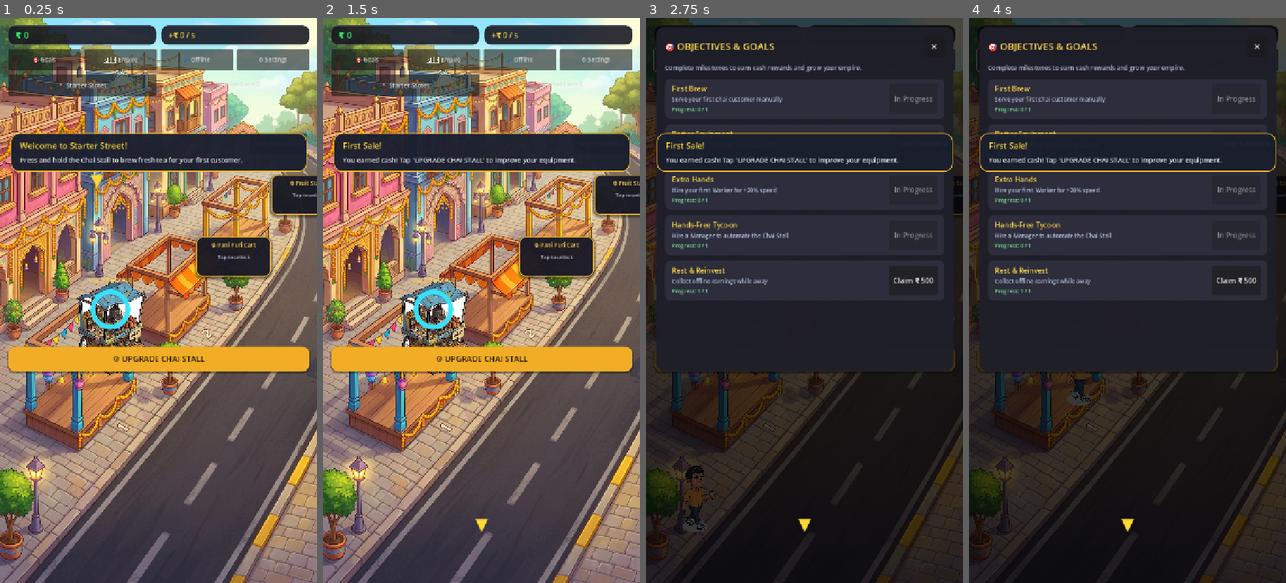
Above: before the commit, frames 1-4 (left to right).
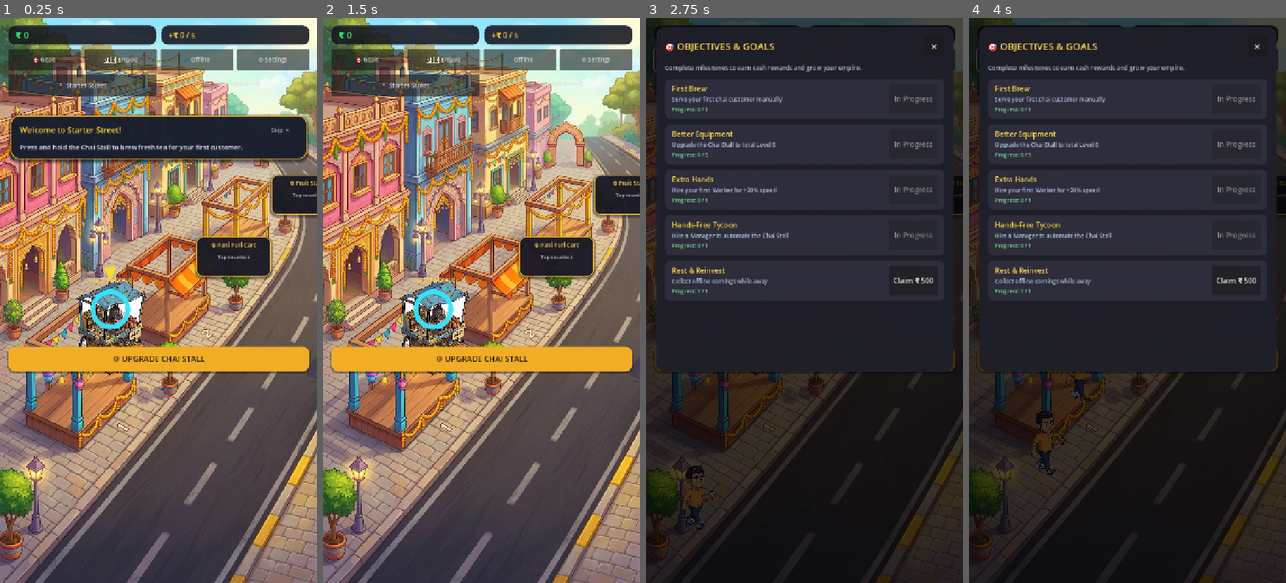
Above: after the commit, the same moments.

Repository: mohansharma916/tiny-business-empire-game
Game: Godot game, scene res://scenes/main_city.tscn
Two runs of this game, one before a commit and one after it. Both use one fixed random seed, a clock stepped at 60 frames per second and the inputs below.
Inputs (mouse positions are in pixels of both pictures, inside the frame that each line leads up to):
- Up to frame 1 (0.25 s): no input
- Up to frame 2 (1.5 s): click "Skip Tutorial ✕" (after the commit: "Skip ✕") at 0.5 s; click (433, 323) at 1.27 s
- Up to frame 3 (2.75 s): click "🎯 Goals" at 2 s
- Up to frame 4 (4 s): click "🏙️ Empire" at 2.75 s; click "💤 Offline" at 3.5 s

The runs differ from the first frame. In frame 1, 6.3% of the frame differs, in the area x 2-98%, y 17-47%; in frame 2, 6.5%, in the area x 3-97%, y 20-91%; in frame 3, 1.5%; in frame 4, 2.0%.
Error in both runs: Invalid access to property or key 'toggled' on a base object of type 'null instance'. (res://scripts/ui/settings_screen.gd:34)

Commit message:
refactor: redesign tutorial overlay layout and update main city plot constants

Diff:
--- a/scenes/tutorial_overlay.tscn
+++ b/scenes/tutorial_overlay.tscn
@@ -17,6 +17,9 @@
 content_margin_top = 16.0
 content_margin_right = 20.0
 content_margin_bottom = 16.0
+shadow_color = Color(0, 0, 0, 0.5)
+shadow_size = 8
+shadow_offset = Vector2(0, 4)
 
 [sub_resource type="StyleBoxFlat" id="StyleBoxFlat_btn"]
 bg_color = Color(0.18, 0.72, 0.38, 1)
@@ -44,38 +47,36 @@
 grow_vertical = 2
 mouse_filter = 2
 theme_override_constants/margin_left = 24
-theme_override_constants/margin_top = 260
+theme_override_constants/margin_top = 220
 theme_override_constants/margin_right = 24
 theme_override_constants/margin_bottom = 30
-
-[node name="TopBar" type="HBoxContainer" parent="SafeContainer"]
-layout_mode = 2
-size_flags_vertical = 0
-mouse_filter = 2
-alignment = 2
-
-[node name="SkipButton" type="Button" parent="SafeContainer/TopBar"]
-custom_minimum_size = Vector2(130, 48)
-layout_mode = 2
-theme_override_font_sizes/font_size = 15
-text = "Skip Tutorial ✕"
 
 [node name="PromptBox" type="PanelContainer" parent="SafeContainer"]
 layout_mode = 2
 size_flags_vertical = 0
-offset_top = 60.0
-offset_bottom = 200.0
 theme_override_styles/panel = SubResource("StyleBoxFlat_prompt")
 
 [node name="VBox" type="VBoxContainer" parent="SafeContainer/PromptBox"]
 layout_mode = 2
-theme_override_constants/separation = 8
+theme_override_constants/separation = 10
 
-[node name="TitleLabel" type="Label" parent="SafeContainer/PromptBox/VBox"]
+[node name="Header" type="HBoxContainer" parent="SafeContainer/PromptBox/VBox"]
 layout_mode = 2
+
+[node name="TitleLabel" type="Label" parent="SafeContainer/PromptBox/VBox/Header"]
+layout_mode = 2
+size_flags_horizontal = 3
 theme_override_colors/font_color = Color(1, 0.85, 0.25, 1)
-theme_override_font_sizes/font_size = 19
+theme_override_font_sizes/font_size = 18
 text = "Welcome to Starter Street!"
+
+[node name="SkipButton" type="Button" parent="SafeContainer/PromptBox/VBox/Header"]
+custom_minimum_size = Vector2(80, 36)
+layout_mode = 2
+theme_override_colors/font_color = Color(0.7, 0.7, 0.75, 1)
+theme_override_font_sizes/font_size = 13
+flat = true
+text = "Skip ✕"
 
 [node name="DescLabel" type="Label" parent="SafeContainer/PromptBox/VBox"]
 layout_mode = 2
@@ -94,10 +95,10 @@
 [node name="HighlightPointer" type="Control" parent="."]
 layout_mode = 1
 anchors_preset = 0
-offset_left = 220.0
-offset_top = 400.0
-offset_right = 220.0
-offset_bottom = 400.0
+offset_left = 250.0
+offset_top = 610.0
+offset_right = 250.0
+offset_bottom = 610.0
 mouse_filter = 2
 
 [node name="ArrowLabel" type="Label" parent="HighlightPointer"]
--- a/scripts/ui/main_city.gd
+++ b/scripts/ui/main_city.gd
@@ -286,8 +286,11 @@
 	_process_serving_cycles()
 	_process_customer_movement(delta)
 
+const STARTER_PLOTS: Array[String] = ["chai_stall", "pani_puri_cart", "fruit_stand"]
+const MARKET_PLOTS: Array[String] = ["bakery", "cafe"]
+
 func _process_serving_cycles() -> void:
-	var plot_ids: Array[String] = ["chai_stall", "pani_puri_cart", "fruit_stand"] if current_location == "starter_street" else ["bakery", "cafe"]
+	var plot_ids: Array[String] = STARTER_PLOTS if current_location == "starter_street" else MARKET_PLOTS
 	for b_id in plot_ids:
 		var b_state: Dictionary = EconomyService.get_business_state(b_id)
 		if not b_state.get("owned", false):
--- a/scripts/ui/tutorial_overlay.gd
+++ b/scripts/ui/tutorial_overlay.gd
@@ -9,9 +9,9 @@
 var strings: Dictionary = {}
 
 @onready var prompt_box: PanelContainer = $SafeContainer/PromptBox
-@onready var title_label: Label = $SafeContainer/PromptBox/VBox/TitleLabel
+@onready var title_label: Label = $SafeContainer/PromptBox/VBox/Header/TitleLabel
 @onready var desc_label: Label = $SafeContainer/PromptBox/VBox/DescLabel
-@onready var skip_btn: Button = $SafeContainer/TopBar/SkipButton
+@onready var skip_btn: Button = $SafeContainer/PromptBox/VBox/Header/SkipButton
 @onready var next_btn: Button = $SafeContainer/PromptBox/VBox/NextButton
 @onready var highlight_pointer: Control = $HighlightPointer
 
@@ -55,7 +55,7 @@
 			title_label.text = strings.get("step_1_title", "Welcome to Starter Street!")
 			desc_label.text = strings.get("step_1_desc", "Press and hold the Chai Stall to brew fresh tea for your first customer.")
 			next_btn.visible = false # Advances automatically on serve!
-			highlight_pointer.position = Vector2(220, 400)
+			highlight_pointer.position = Vector2(250, 610)
 			highlight_pointer.visible = true
 		2:
 			title_label.text = strings.get("step_2_title", "First Sale!")
Binary file changed: assets/placeholder/customer_pedestrian.png
